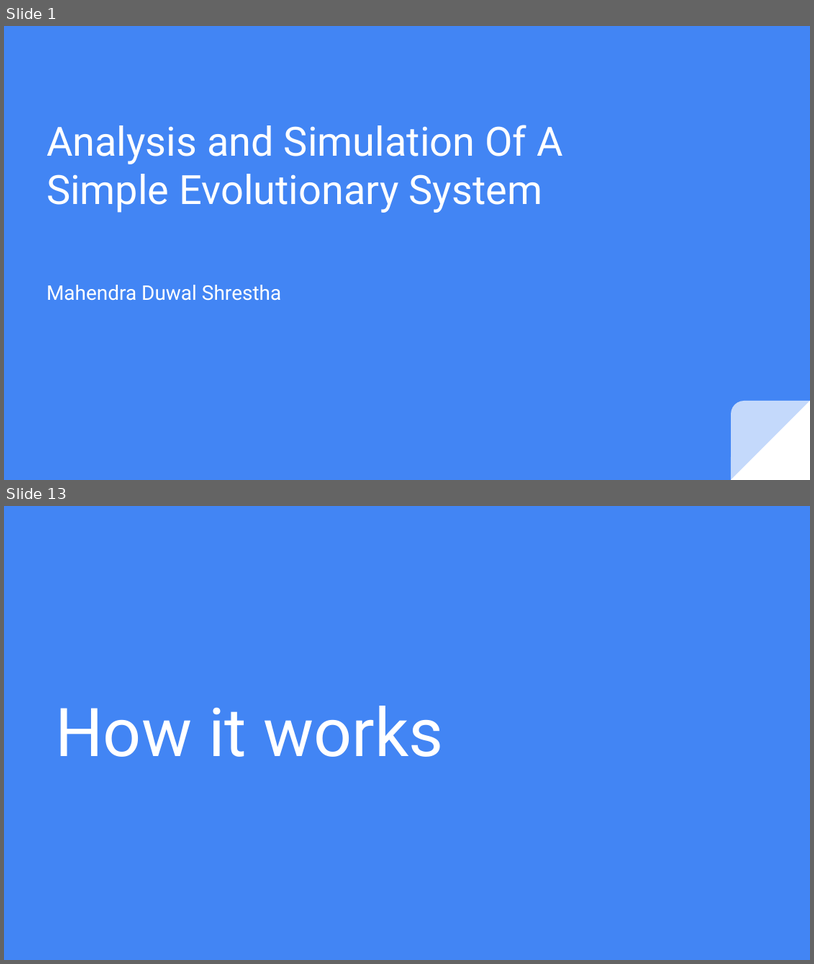
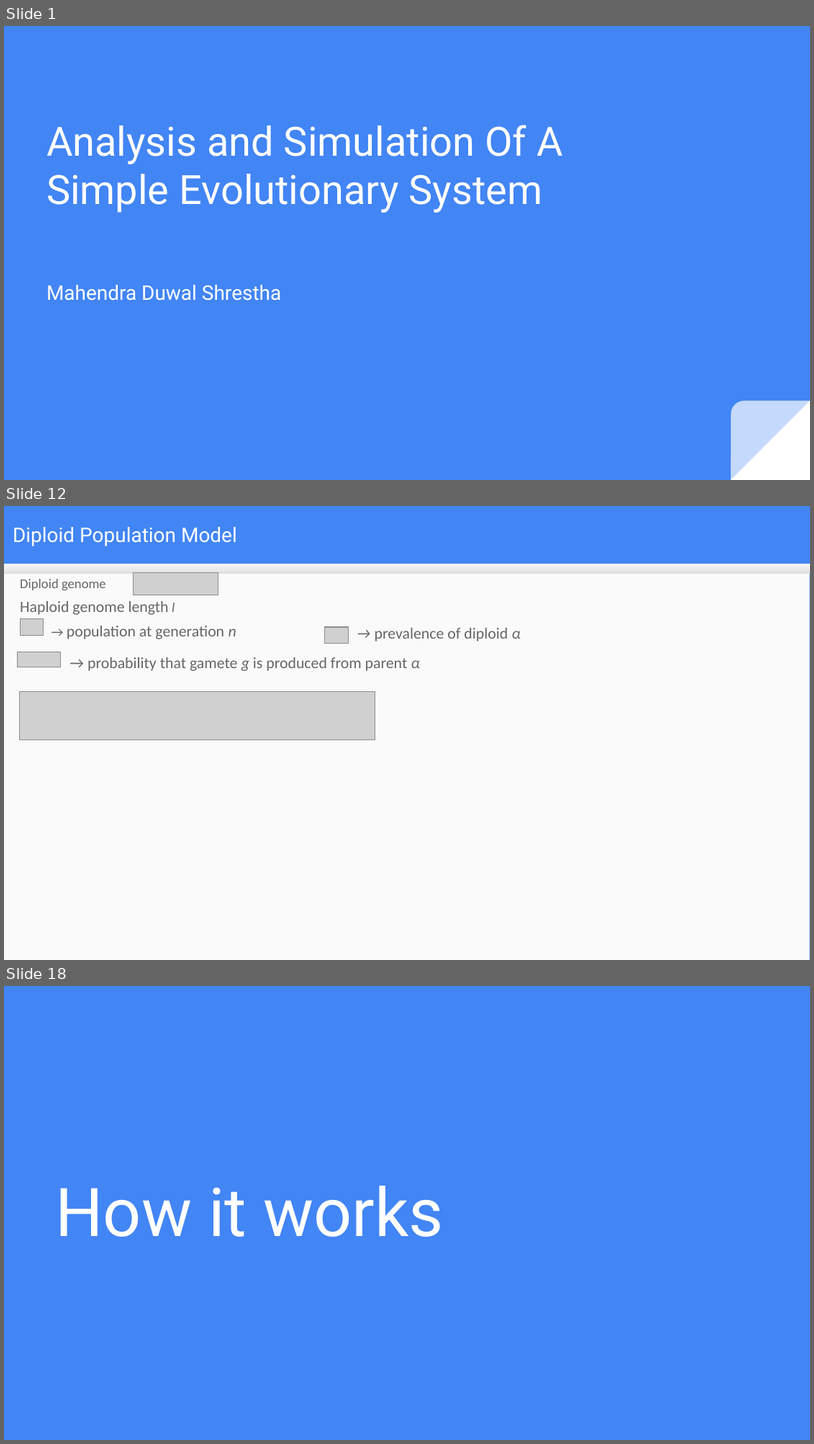
Before and after one commit to mduwalsh/project, a slide deck: thesis_slides_mahendra.odp. Shown one above the other, each under a label of ours: slides 1 and 13 before the commit, slides 1, 12 and 18 after it; the slides between them are not shown. The pictures are 814x964 and 814x1444 pixels, drawn with LibreOffice and Linux fonts; fonts in the diff are those of the drawing; grey boxes stand for pictures. Boxes give left, top, right and bottom in pixels: in the first picture for what was removed or moved away, otherwise in the second. Text is boxed around its words. In the diff, an @@ line names an element or a change of style, - is before the commit and + after.

```diff
--- a/thesis_slides_mahendra.odp
+++ b/thesis_slides_mahendra.odp
@@ slide 12 added at box(4, 506, 810, 960), background #4285F4 @@
@@ title added at box(13, 527, 237, 546), 18 pt, text #FFFFFF @@
+Diploid Population Model
@@ rectangle added at box(4, 564, 810, 960), fill #FAFAFA @@
@@ rectangle added at box(4, 564, 810, 574), fill gradient #F9F9F9 to #DEDEDE @@
@@ text added at box(20, 579, 106, 590), 12 pt, text #666666 @@
+Diploid genome
@@ picture added at box(133, 573, 219, 595) @@
@@ text added at box(20, 601, 175, 615), 14 pt, text #666666 @@
+Haploid genome length l
@@ picture added at box(20, 619, 44, 635) @@
@@ text added at box(67, 626, 237, 639), 14 pt, text #666666 @@
+→ population at generation n
@@ picture added at box(325, 627, 349, 643) @@
@@ text added at box(375, 628, 521, 641), 14 pt, text #666666 @@
+→ prevalence of diploid α
@@ picture added at box(18, 652, 60, 667) @@
@@ text added at box(88, 657, 420, 671), 14 pt, text #666666 @@
+→ probability that gamete g is produced from parent α
@@ picture added at box(19, 692, 375, 740) @@
@@ what was slide 13 is now slide 18 @@
```
Also in this commit, not shown: 5 other slides added, 1 slide removed, 1 other file.
